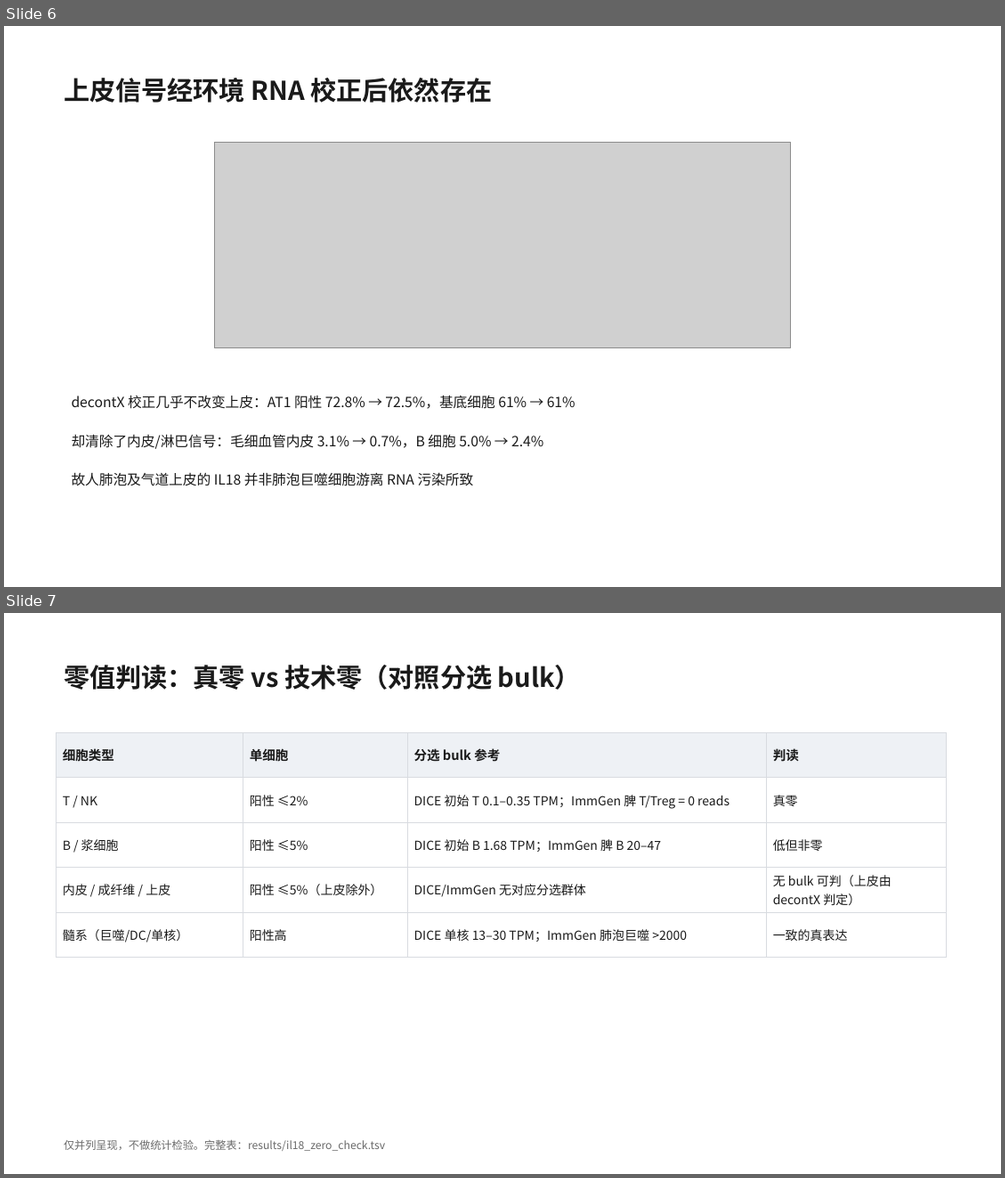
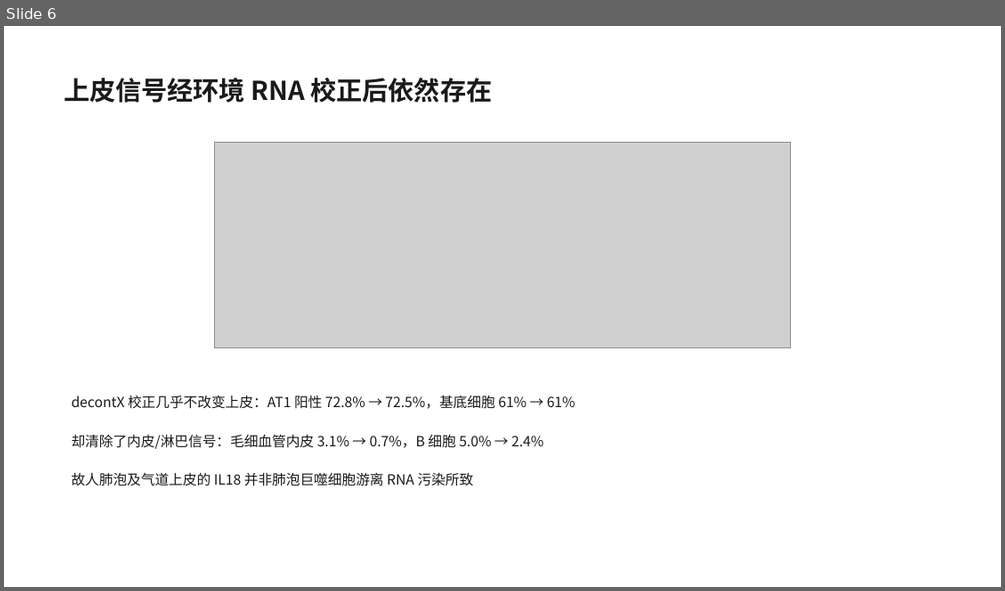
Before and after one commit to 7c96bzczcj-prog/aaa, a slide deck: il18_lung/IL18_lung_celltype.pptx. Shown one above the other, each under a label of ours: slides 6 and 7 before the commit, slide 6 after it. The pictures are 1005x1178 and 1005x591 pixels, drawn with LibreOffice and Linux fonts; fonts in the diff are those of the drawing; grey boxes stand for pictures. Boxes give left, top, right and bottom in pixels: in the first picture for what was removed or moved away, otherwise in the second. Text is boxed around its words. In the diff, an @@ line names an element or a change of style, - is before the commit and + after.

```diff
--- a/il18_lung/IL18_lung_celltype.pptx
+++ b/il18_lung/IL18_lung_celltype.pptx
@@ slide 7 removed at <box>4,613,1001,1174</box>, background #FFFFFF @@
@@ text removed at <box>64,665,581,690</box> @@
-零值判读：真零 vs 技术零（对照分选 bulk）
@@ table removed at <box>57,732,947,946</box>, 5 rows, 4 columns @@
-细胞类型 | 单细胞 | 分选 bulk 参考 | 判读
-T / NK | 阳性 ≤2% | DICE 初始 T 0.1–0.35 TPM；ImmGen 脾 T/Treg = 0 reads | 真零
-B / 浆细胞 | 阳性 ≤5% | DICE 初始 B 1.68 TPM；ImmGen 脾 B 20–47 | 低但非零
-内皮 / 成纤维 / 上皮 | 阳性 ≤5%（上皮除外） | DICE/ImmGen 无对应分选群体 | 无 bulk 可判（上皮由 decontX 判定）
-髓系（巨噬/DC/单核） | 阳性高 | DICE 单核 13–30 TPM；ImmGen 肺泡巨噬 >2000 | 一致的真表达
@@ text removed at <box>64,1140,385,1151</box> @@
-仅并列呈现，不做统计检验。完整表：results/il18_zero_check.tsv
```
Also in this commit, not shown: 2 slides changed, 1 slide added.
